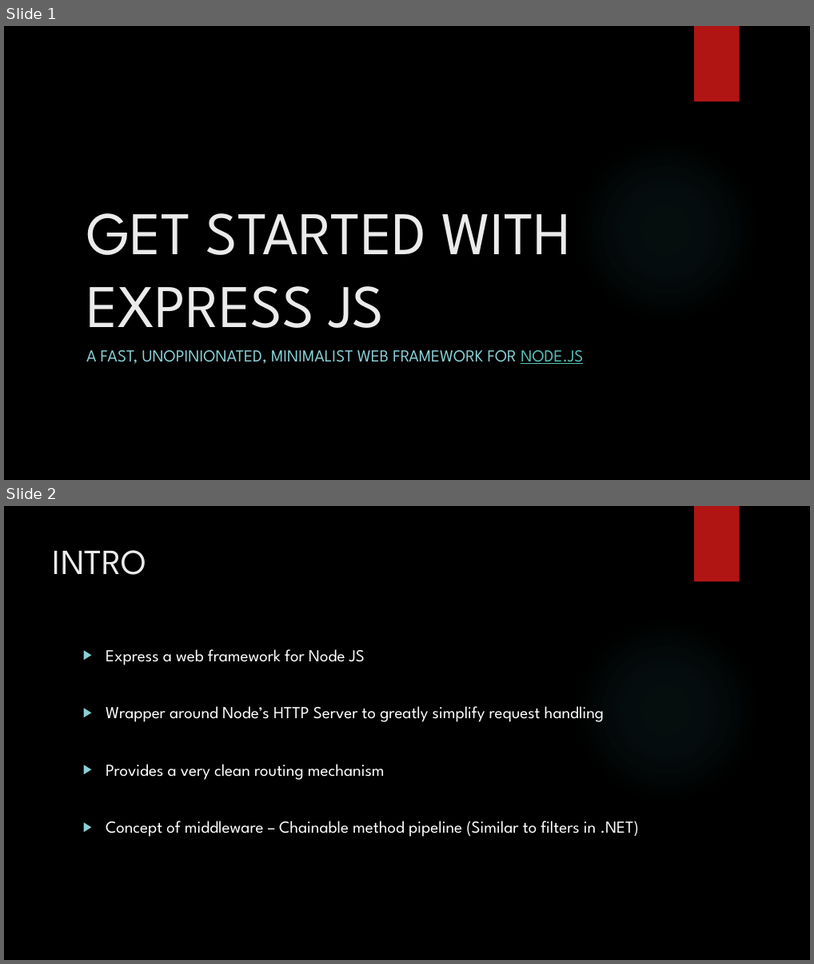
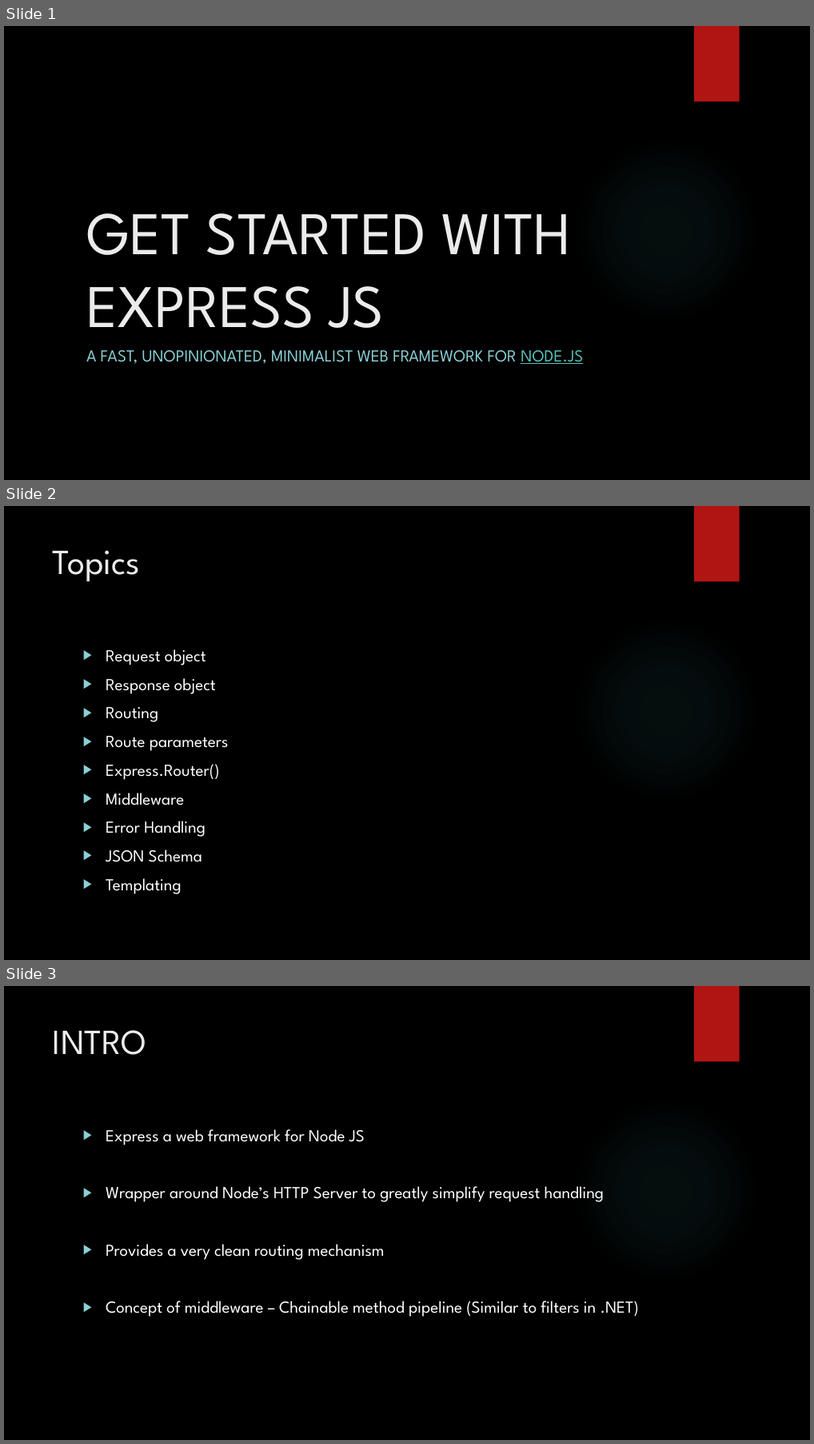
Before and after one commit to entelect/MEANForum, a slide deck: Part4 - Express/EXPRESS JS.pptx. Shown one above the other, each under a label of ours: slides 1 and 2 before the commit, slides 1, 2 and 3 after it. The pictures are 814x964 and 814x1444 pixels, drawn with LibreOffice and Linux fonts; fonts in the diff are those of the drawing; background and template pictures are left out. Boxes give left, top, right and bottom in pixels: in the first picture for what was removed or moved away, otherwise in the second. Text is boxed around its words. In the diff, an @@ line names an element or a change of style, - is before the commit and + after.

Commit message:
COntents

```diff
--- a/Part4 - Express/EXPRESS JS.pptx
+++ b/Part4 - Express/EXPRESS JS.pptx
@@ slide 2 added at box(4, 506, 810, 960), background picture (left out); not listed: 2 template elements that a slide beside it also shows @@
@@ title added at box(53, 550, 140, 581), 42 pt, text #EBEBEB @@
+Topics
@@ text added at box(106, 649, 229, 894), 20 pt, text #FFFFFF @@
+▶ Request object
+▶ Response object
+▶ Routing
+▶ Route parameters
+▶ Express.Router()
+▶ Middleware
+▶ Error Handling
+▶ JSON Schema
+▶ Templating
@@ what was slide 2 is now slide 3 @@
```
